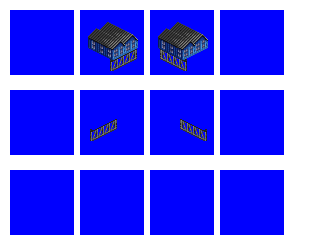
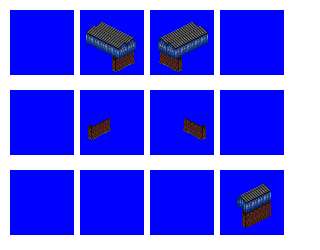
Layered file, before and after one edit (320px x 250px). Changes by layer:
added layer "tipple" above "legs" over [86, 22, 271, 226]
added layer "legs" (1st of 2) above "tipple.old" over [87, 50, 271, 228]
renamed "tipple" to "tipple.old", hid it, painted on it over [88, 22, 208, 141]
hid "legs" (2nd of 2), painted on it over [90, 49, 207, 141]
removed layer "blue bg" over [86, 22, 271, 228]
painted on "Background" over [86, 22, 271, 228]
